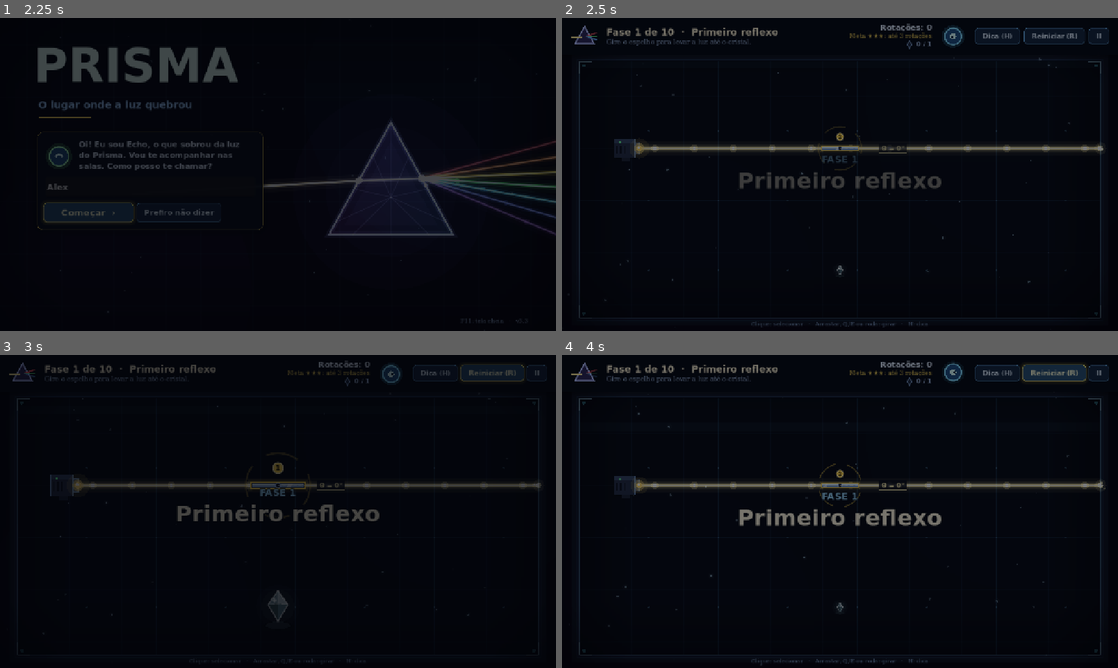
Above: before the commit, frames 1-4 (two rows, left to right).
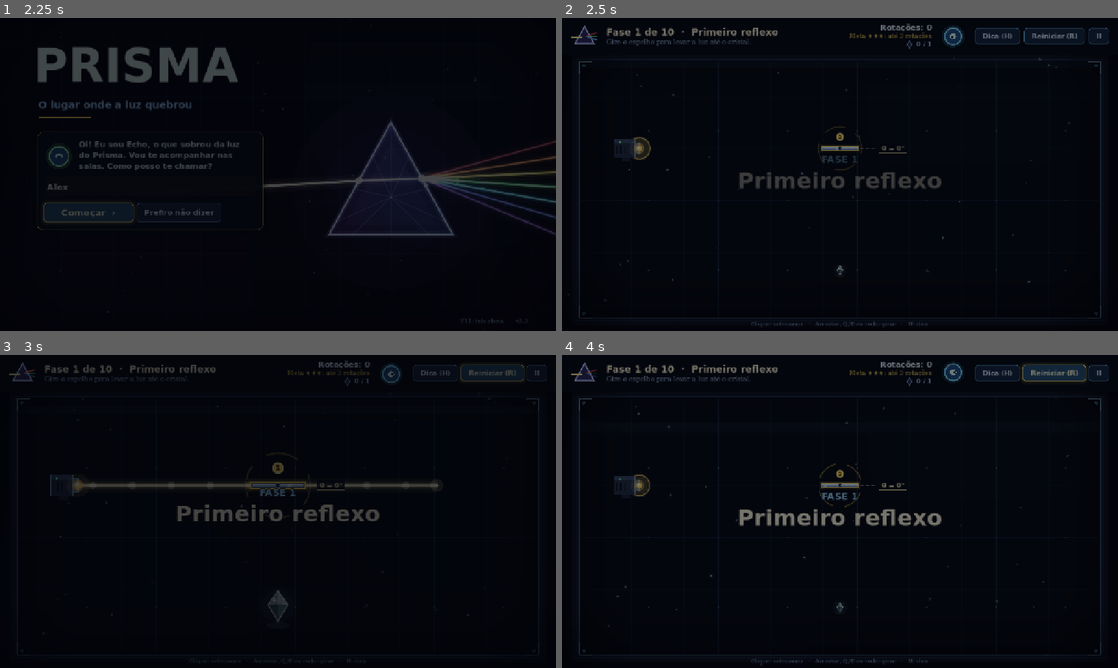
Above: after the commit, the same moments.

Repository: FelipeAnjos20/Jogo-Prisma
Game: Godot game, scene res://scenes/menu.tscn
The game is run twice, just before and just after one commit, with the same random seed, the same clock (stepped at 60 frames per second) and the same inputs.
Inputs (mouse positions are in pixels of both pictures, inside the frame that each line leads up to):
- Up to frame 1 (2.25 s): click "Jogar" at 0.5 s; click (150, 187) at 1.27 s; type "Alex" at 1.35 s; click "Começar ›" at 2 s
- Up to frame 2 (2.5 s): no input
- Up to frame 3 (3 s): click "Reiniciar (R)" at 2.75 s
- Up to frame 4 (4 s): click "Reiniciar (R)" at 3.5 s

Frame 1 is identical in both runs. In frame 2, 1.8% of the frame differs, in the area x 12-98%, y 38-46%; in frame 3, 0.2%; in frame 4, 1.8%.

Commit message:
feat: anima o nascimento do feixe e a carga do emissor

Diff:
--- a/scripts/emitter.gd
+++ b/scripts/emitter.gd
@@ -3,16 +3,32 @@
 # Emissor de luz: carcaca metalica com lente pulsante. O raio sai para a direita (+X local).
 
 var _time := 0.0
+var _charge_left := 0.0
+
+
+func charge() -> void:
+	_charge_left = 0.3
+	queue_redraw()
 
 
 func _process(delta: float) -> void:
 	_time += delta
+	_charge_left = maxf(0.0, _charge_left - delta)
 	queue_redraw()
 
 
 func _draw() -> void:
 	var pulse := 0.5 + 0.5 * sin(_time * 3.2)
+	var state := get_tree().root.get_node_or_null("GameState")
+	var reduced: bool = state != null and state.get("reduce_effects") == true
+	if reduced:
+		pulse = 0.35
 	var warm := Color(1.0, 0.86, 0.45)
+	if _charge_left > 0.0 and not reduced:
+		var charge_t := 1.0 - _charge_left / 0.3
+		var strength := sin(charge_t * PI)
+		draw_arc(Vector2(20, 0), lerpf(38.0, 17.0, charge_t), 0.0, TAU, 48, Color(1.0, 0.86, 0.45, strength * 0.65), 2.0, true)
+		draw_circle(Vector2(20, 0), 30.0, Color(1.0, 0.86, 0.45, strength * 0.13))
 
 	# Sombra e suporte.
 	draw_rect(Rect2(-40, -22, 50, 50), Color(0.0, 0.0, 0.0, 0.3))
--- a/scripts/light_beam.gd
+++ b/scripts/light_beam.gd
@@ -10,6 +10,8 @@
 const PULSE_SPEED := 360.0
 const PULSE_SPACING := 90.0
 const MAX_SPARKS := 160
+const INTRO_DELAY := 0.18
+const INTRO_DURATION := 0.6
 
 var segments: Array = []
 var hits: Array = []
@@ -20,6 +22,32 @@
 var _pulse_offset := 0.0
 var _sparks: Array = []
 var _spark_timer := 0.0
+var _intro_age := INTRO_DELAY + INTRO_DURATION
+var _visible_distance := INF
+
+
+func play_intro() -> void:
+	_intro_age = 0.0
+	_visible_distance = 0.0
+	_sparks.clear()
+	_spark_timer = 0.0
+	queue_redraw()
+
+
+func get_visible_distance() -> float:
+	return _visible_distance
+
+
+# Recorta apenas a apresentacao; os dados do calculo ficam intactos.
+static func visible_length(segment: Dictionary, distance_limit: float) -> float:
+	var start: Vector2 = segment["a"]
+	var end: Vector2 = segment["b"]
+	return clampf(distance_limit - float(segment["distance"]), 0.0, start.distance_to(end))
+
+
+func _reduced_effects() -> bool:
+	var state := get_tree().root.get_node_or_null("GameState")
+	return state != null and state.get("reduce_effects") == true
 
 
 func _ready() -> void:
@@ -29,8 +57,20 @@
 
 
 func _process(delta: float) -> void:
+	var reduced := _reduced_effects()
+	_intro_age += delta
+	_visible_distance = INF
+	if not reduced and _intro_age < INTRO_DELAY + INTRO_DURATION:
+		var path_length := 0.0
+		for segment in segments:
+			var start: Vector2 = segment["a"]
+			path_length = maxf(path_length, float(segment["distance"]) + start.distance_to(segment["b"]))
+		_visible_distance = path_length * clampf((_intro_age - INTRO_DELAY) / INTRO_DURATION, 0.0, 1.0)
 	_pulse_offset = fmod(_pulse_offset + PULSE_SPEED * delta, PULSE_SPACING)
-	_update_sparks(delta)
+	if reduced:
+		_sparks.clear()
+	else:
+		_update_sparks(delta)
 	queue_redraw()
 
 
@@ -108,6 +148,8 @@
 	if _spark_timer >= 0.03:
 		_spark_timer = 0.0
 		for hit in hits:
+			if not _hit_visible(hit):
+				continue
 			if _sparks.size() >= MAX_SPARKS:
 				break
 			var angle := randf() * TAU
@@ -129,14 +171,24 @@
 func _draw() -> void:
 	for segment in segments:
 		var start := to_local(segment["a"])
-		var end := to_local(segment["b"])
+		var full_end := to_local(segment["b"])
+		var length := visible_length(segment, _visible_distance)
+		if length <= 0.01:
+			continue
+		var end := start.move_toward(full_end, length)
 		var color := UI.light_color(segment["color"])
 		_draw_glow_line(start, end, color)
-
-	for segment in segments:
-		_draw_segment_pulses(segment)
+		if length < start.distance_to(full_end):
+			draw_circle(end, 15.0, Color(color.r, color.g, color.b, 0.22))
+			draw_circle(end, 4.0, Color(1, 1, 1, 0.9))
+
+	if not _reduced_effects():
+		for segment in segments:
+			_draw_segment_pulses(segment)
 
 	for hit in hits:
+		if not _hit_visible(hit):
+			continue
 		var point := to_local(hit["position"])
 		var color := UI.light_color(hit["color"])
 		var radius := 9.0 if hit["strong"] else 6.0
@@ -149,6 +201,18 @@
 		var spark_color: Color = spark["color"]
 		var tail: Vector2 = spark["velocity"] * 0.06
 		draw_line(spark["position"], spark["position"] - tail, Color(spark_color.r, spark_color.g, spark_color.b, fade), 2.0, true)
+
+
+func _hit_visible(hit: Dictionary) -> bool:
+	if _visible_distance == INF:
+		return true
+	for segment in segments:
+		var end: Vector2 = segment["b"]
+		if end.distance_squared_to(hit["position"]) < 0.25:
+			var start: Vector2 = segment["a"]
+			if float(segment["distance"]) + start.distance_to(end) <= _visible_distance:
+				return true
+	return false
 
 
 func _draw_glow_line(start: Vector2, end: Vector2, color: Color) -> void:
@@ -163,7 +227,8 @@
 func _draw_segment_pulses(segment: Dictionary) -> void:
 	var start: Vector2 = segment["a"]
 	var end: Vector2 = segment["b"]
-	var length := start.distance_to(end)
+	var length := visible_length(segment, _visible_distance)
+	var full_length := start.distance_to(end)
 	if length < 1.0:
 		return
 
@@ -174,7 +239,7 @@
 
 	var color_name: String = segment["color"]
 	while along <= length:
-		var point := to_local(start.lerp(end, along / length))
+		var point := to_local(start.lerp(end, along / full_length))
 		draw_circle(point, 9.0, Color(color.r, color.g, color.b, 0.22))
 		if color_name == "white":
 			draw_circle(point, 4.0, Color(1, 1, 1, 0.8))
--- a/scripts/main.gd
+++ b/scripts/main.gd
@@ -278,6 +278,8 @@
 		lit_state.append(false)
 
 	_pop_in([emitter] + obstacles + filters + prisms + mirrors + crystals)
+	emitter.charge()
+	beam.play_intro()
 
 	if not rotatable.is_empty():
 		_select(rotatable[0], false)
